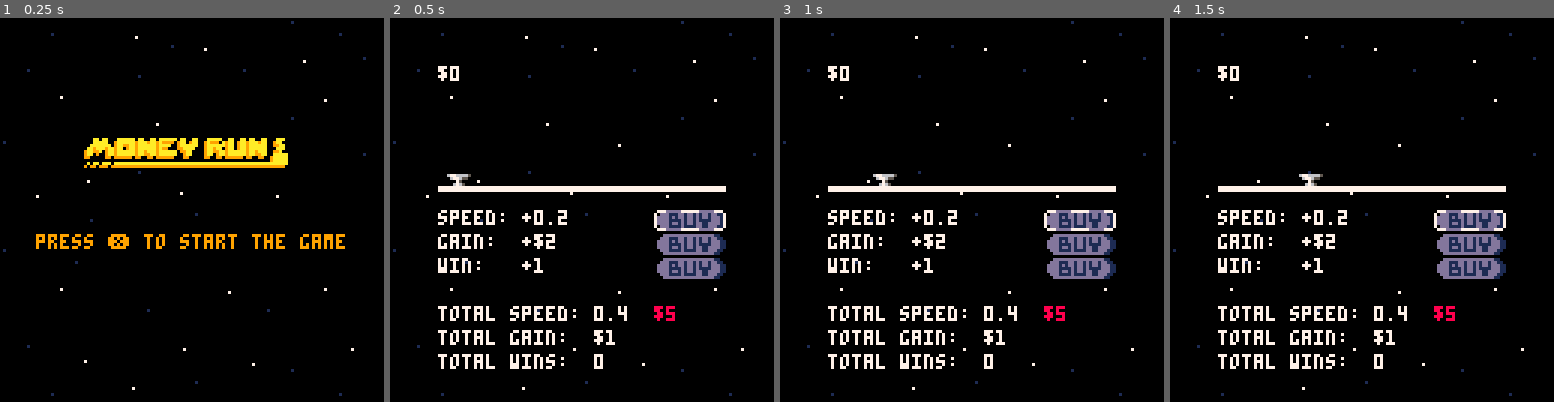
Above: before the commit, frames 1-4 (left to right).
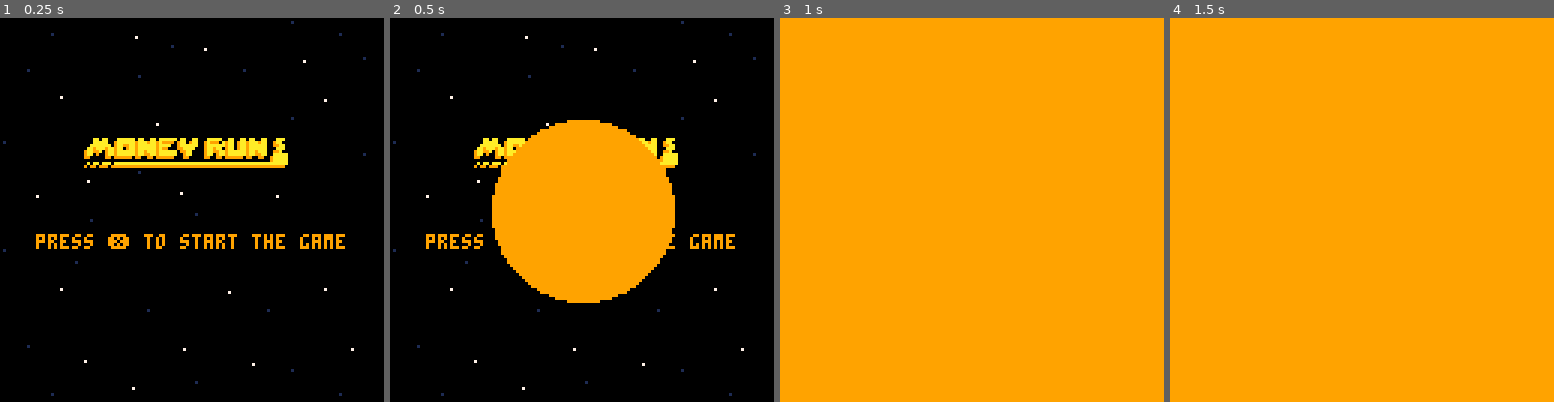
Above: after the commit, the same moments.

Repository: Clineza/money-run
Game: PICO-8 cartridge moneyrun.p8
Same seed, same stepped clock (60 frames per second), same inputs: the game is played once before the commit and once after it.
Inputs:
- Up to frame 1 (0.25 s): no input
- Up to frame 2 (0.5 s): tap X (X key) at 0.33 s
- Up to frame 3 (1 s): no input
- Up to frame 4 (1.5 s): tap X (X key) at 1.07 s

Frame 1 is identical in both runs. In frame 2, 25% of the frame differs, in the area x 9-90%, y 12-92%; in frame 3, 100%, in the area x 0-100%, y 0-100%; in frame 4, 100%.

Commit message:
created transition screen from main to game

Diff:
--- a/moneyrun.p8
+++ b/moneyrun.p8
@@ -10,12 +10,10 @@
 function _update60()
 	--the goal is to always allow each init_ for each screen to run once on a single frame in update.
 	--and we have previous scene and current scene to make this happen .. how do we do it?
-
 	if current_scene == "main" then
 		update_main()
 	elseif current_scene == "game" then
-		update_game()
-
+		game_wait()
 	elseif current_scene == "win" then
 		update_win()
 	end
@@ -53,6 +51,12 @@
 end
 
 -->8
+game = {
+	waiting = true,
+	cir_draw = true,
+	cir_size = 200,
+}
+
 wins = 0
 choice = {
 	options = { "speed", "gain", "win" },
@@ -104,6 +108,22 @@
 	win_display_color = 7,
 	maxed = "max"
 }
+
+function game_wait()
+	if game.cir_size > 97 and game.cir_size < 100  then
+		sfx(20)
+	end
+	game.cir_size -= 3
+	if game.cir_size < 100 then
+		game.waiting = false
+	elseif game.cir_size < 0 then
+		game.cir_draw = false
+	end
+
+	if game.waiting == false then
+		update_game()
+	end
+end
 
 function update_game()
 	local nextposval = nextpos(moneyman.pos.x, moneyman.speed)
@@ -299,6 +320,9 @@
 	--debug
 
 	print(store.cost, 11 * 8, 12 * 8, store.color_num)
+	if game.cir_draw then
+		circfill(64, 64, game.cir_size, 9)
+	end
 end
 
 function nextpos(x, speed)
@@ -382,9 +406,35 @@
 	map(32, 0, 0, 0, 16, 16)
 end
 -->8
+screen_wait = true
+cir = {
+	draw = false,
+	size = 0,
+	wait = 0,
+	waiting = true,
+}
 function update_main()
-	if btnp(❎) then
-		sfx(5)
+	if screen_wait then
+		if btnp(❎) then
+			sfx(5)
+			screen_wait = false
+			cir.waiting = false
+			if cir.waiting == false then
+				cir.draw = true
+				cir.waiting = false
+			end
+		end
+	end -- end screen_wait
+
+	if screen_wait == false then
+		cir.wait += 1
+	end
+
+	if cir.draw == true then
+		cir.size += 3
+	end
+
+	if cir.wait > 60 then
 		current_scene = "game"
 	end
 end
@@ -395,6 +445,10 @@
 	spr(32, 3.5*8, 5*8, 9, 2)
 	--print("press ❎ to start the game", 1.4*8, 9.1*8, 2)
 	print("press ❎ to start the game", main_draw.start_x, main_draw.start_y, 9)
+
+	if cir.draw == true then
+		circfill(64, 64, cir.size, 9)
+	end
 end
 
 
@@ -658,21 +712,21 @@
 
 
 __map__
-0000000000000000000000000000000000000d00000f0000000000000b000d00404142434445464748494a4b4c4d4e4f0000000000000000000000000000000000000000000000000000000000000000000000000000000000000000000000000000000000000000000000000000000000000000000000000000000000000000
-00000000000000000000000000000000000000000000000b0e0000000f00000d505152535455565758595a5b5c5d5e5f0000000000000000000000000000000000000000000000000000000000000000000000000000000000000000000000000000000000000000000000000000000000000000000000000000000000000000
+0000000000000000000000000000000000000d00001c0000000000000b000d00404142434445464748494a4b4c4d4e4f0000000000000000000000000000000000000000000000000000000000000000000000000000000000000000000000000000000000000000000000000000000000000000000000000000000000000000
+00000000000000000000000000000000000000000000000b1d0000001c00000d505152535455565758595a5b5c5d5e5f0000000000000000000000000000000000000000000000000000000000000000000000000000000000000000000000000000000000000000000000000000000000000000000000000000000000000000
 00000000000000000000000000000000000b0000001b000000000b0000000000606162636465666768696a6b6c6d6e6f0000000000000000000000000000000000000000000000000000000000000000000000000000000000000000000000000000000000000000000000000000000000000000000000000000000000000000
-0000000000000000000000000000000000000e000000000000000000000c0000707172737475767778797a7b7c7d7e7f0000000000000000000000000000000000000000000000000000000000000000000000000000000000000000000000000000000000000000000000000000000000000000000000000000000000000000
+0000000000000000000000000000000000001d000000000000000000000c0000707172737475767778797a7b7c7d7e7f0000000000000000000000000000000000000000000000000000000000000000000000000000000000000000000000000000000000000000000000000000000000000000000000000000000000000000
 000000000000000000000000000000000000000000000c00000000000b000000808182838485868788898a8b8c8d8e8f0000000000000000000000000000000000000000000000000000000000000000000000000000000000000000000000000000000000000000000000000000000000000000000000000000000000000000
-000000000000000000000000000000000b00000000000000000e00000000000d909192939495969798999a9b9c9d9e9f0000000000000000000000000000000000000000000000000000000000000000000000000000000000000000000000000000000000000000000000000000000000000000000000000000000000000000
-000000000000000000000000000000000000000f001b00000000000000000000a0a1a2a3a4a5a6a7a8a9aaabacadaeaf0000000000000000000000000000000000000000000000000000000000000000000000000000000000000000000000000000000000000000000000000000000000000000000000000000000000000000
-00000101010101010101010101010000000c00000000000e0000000c00000000b0b1b2b3b4b5b6b7b8b9babbbcbdbebf0000000000000000000000000000000000000000000000000000000000000000000000000000000000000000000000000000000000000000000000000000000000000000000000000000000000000000
+000000000000000000000000000000000b00000000000000001d00000000000d909192939495969798999a9b9c9d9e9f0000000000000000000000000000000000000000000000000000000000000000000000000000000000000000000000000000000000000000000000000000000000000000000000000000000000000000
+000000000000000000000000000000000000001c001b00000000000000000000a0a1a2a3a4a5a6a7a8a9aaabacadaeaf0000000000000000000000000000000000000000000000000000000000000000000000000000000000000000000000000000000000000000000000000000000000000000000000000000000000000000
+00000101010101010101010101010000000c00000000001d0000000c00000000b0b1b2b3b4b5b6b7b8b9babbbcbdbebf0000000000000000000000000000000000000000000000000000000000000000000000000000000000000000000000000000000000000000000000000000000000000000000000000000000000000000
 000000000000000000000000000000000000001b000000000b00000000000000c0c1c2c3c4c5c6c7c8c9cacbcccdcecf0000000000000000000000000000000000000000000000000000000000000000000000000000000000000000000000000000000000000000000000000000000000000000000000000000000000000000
 000000000000000000000000000000000d000000000000000000000000000000d0d1d2d3d4d5d6d7d8d9dadbdcdddedf0000000000000000000000000000000000000000000000000000000000000000000000000000000000000000000000000000000000000000000000000000000000000000000000000000000000000000
 000000000000000000000000000000000000000b000000000000000000000000e0e1e2e3e4e5e6e7e8e9eaebecedeeef0000000000000000000000000000000000000000000000000000000000000000000000000000000000000000000000000000000000000000000000000000000000000000000000000000000000000000
-0000000000000000000000000000000000000e0000000000000c0000000e0000f0f1f2f3f4f5f6f7f8f9fafbfcfdfeff0000000000000000000000000000000000000000000000000000000000000000000000000000000000000000000000000000000000000000000000000000000000000000000000000000000000000000
+0000000000000000000000000000000000001d0000000000000c0000001d0000f0f1f2f3f4f5f6f7f8f9fafbfcfdfeff0000000000000000000000000000000000000000000000000000000000000000000000000000000000000000000000000000000000000000000000000000000000000000000000000000000000000000
 000000000000000000000000000000000000000000000b000000000b00000000082a2a2a2a2a2a2a2a2a2a2a2a2a2a090000000000000000000000000000000000000000000000000000000000000000000000000000000000000000000000000000000000000000000000000000000000000000000000000000000000000000
-00000000000000000000000000000000000d00000000000f0000000000000f000a2b2b2b2b2b2b2b2b2b2b2b2b2b2b1a0000000000000000000000000000000000000000000000000000000000000000000000000000000000000000000000000000000000000000000000000000000000000000000000000000000000000000
-000000000000000000000000000000000000000e0000000000000c000d0000000a2b2b2b2b2b2b2b2b2b2b2b2b2b2b1a0000000000000000000000000000000000000000000000000000000000000000000000000000000000000000000000000000000000000000000000000000000000000000000000000000000000000000
+00000000000000000000000000000000000d00000000001c0000000000001c000a2b2b2b2b2b2b2b2b2b2b2b2b2b2b1a0000000000000000000000000000000000000000000000000000000000000000000000000000000000000000000000000000000000000000000000000000000000000000000000000000000000000000
+000000000000000000000000000000000000001d0000000000000c000d0000000a2b2b2b2b2b2b2b2b2b2b2b2b2b2b1a0000000000000000000000000000000000000000000000000000000000000000000000000000000000000000000000000000000000000000000000000000000000000000000000000000000000000000
 0000000000000000000000000000000000000d00000c00000b00000000000d00182929292929292929292929292929190000000000000000000000000000000000000000000000000000000000000000000000000000000000000000000000000000000000000000000000000000000000000000000000000000000000000000
 
 
Not shown, changed: 32 lines of the sprite sheet (__gfx__) section of moneyrun.p8
Not shown, changed: the music (__music__) section of moneyrun.p8
Not shown, changed: the sound effects (__sfx__) section of moneyrun.p8
